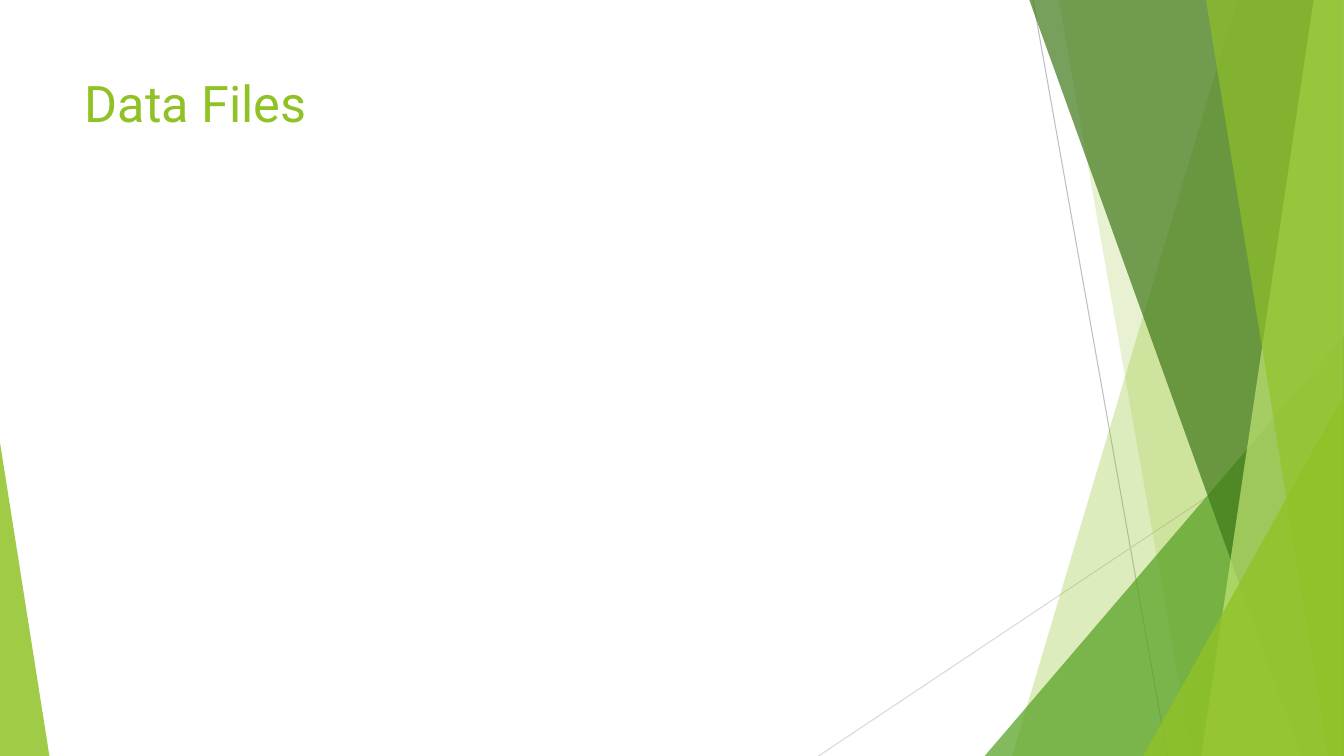
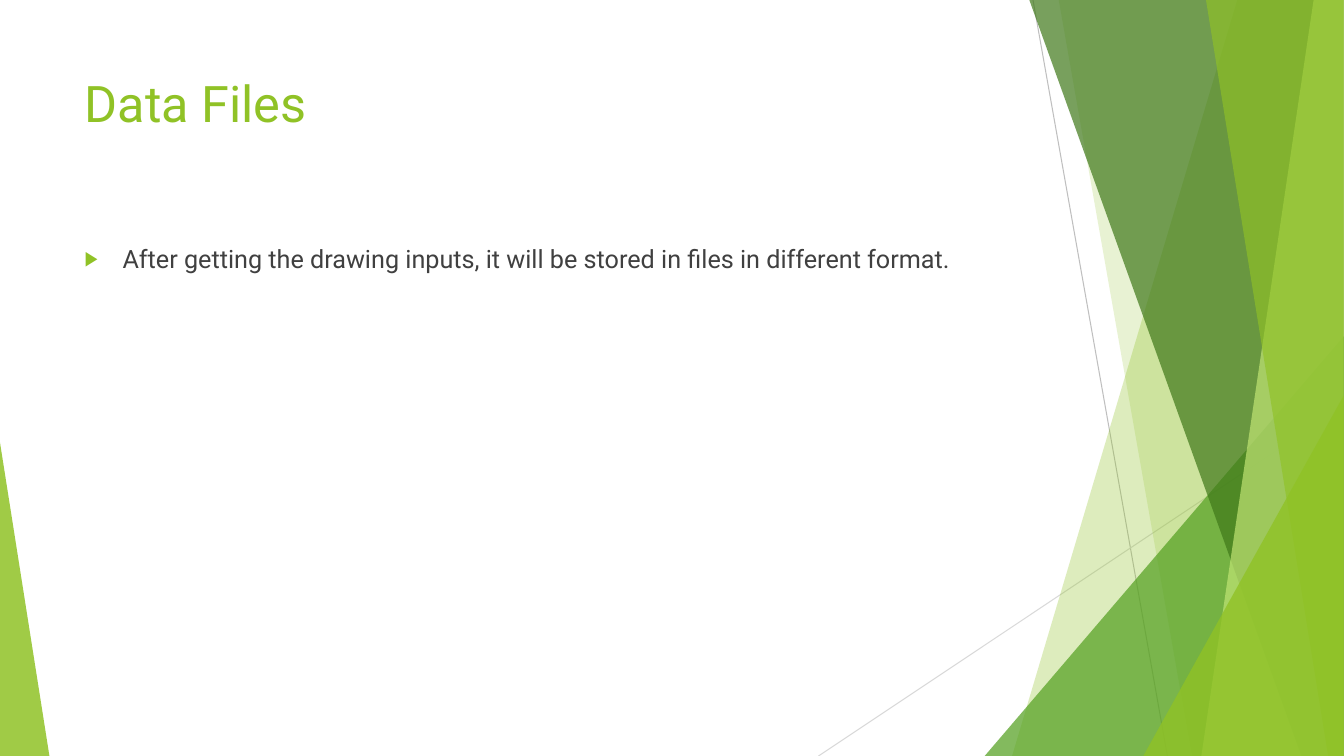
Before and after one commit to JiashuWu/NeuroGraph, a slide deck: slide 6 of Neurograph Project Presentation/Neurograph Presentation Jiashu Wu.pptx. Drawn at 1344x756 pixels with LibreOffice and Linux fonts; fonts in the diff are those of the drawing. Boxes give left, top, right and bottom in pixels: in the first picture for what was removed or moved away, otherwise in the second. Text is boxed around its words. In the diff, an @@ line names an element or a change of style, - is before the commit and + after.

Commit message:
Updated Neurograph Presentation Files;

```diff
--- a/Neurograph Project Presentation/Neurograph Presentation Jiashu Wu.pptx
+++ b/Neurograph Project Presentation/Neurograph Presentation Jiashu Wu.pptx
@@ text added at box(123, 249, 949, 274), 18 pt, text #404040 @@
+▶ After getting the drawing inputs, it will be stored in files in different format.
```
Also in this commit, not shown: 1 other file.
